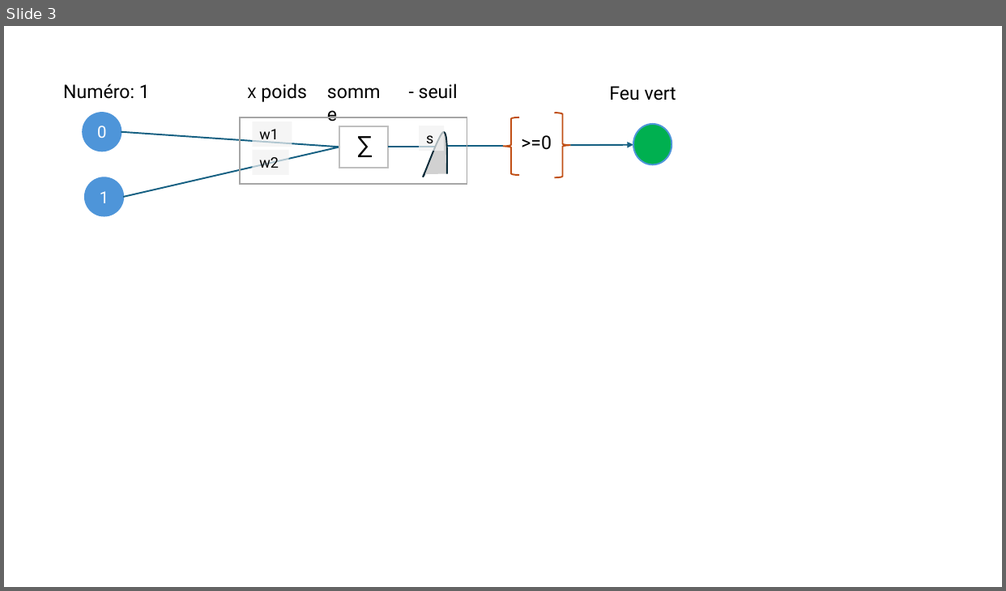
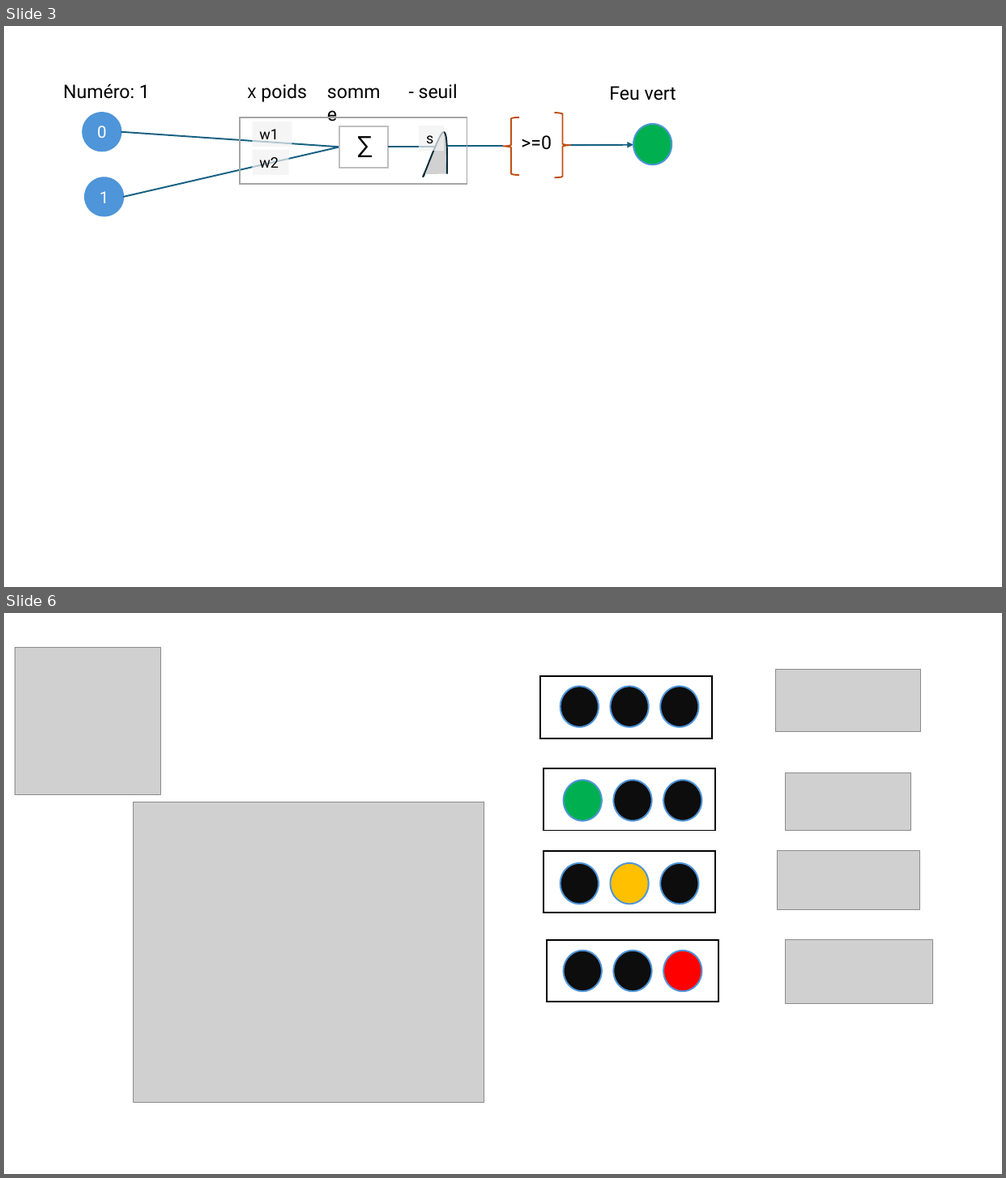
Before and after one commit to pirelaurent/IA_boite_blanche, a slide deck: outillage.pptx. Shown one above the other, each under a label of ours: slide 3 before the commit, slides 3 and 6 after it; the slides between them are not shown. The pictures are 1006x591 and 1006x1178 pixels, drawn with LibreOffice and Linux fonts; fonts in the diff are those of the drawing; grey boxes stand for pictures. Boxes give left, top, right and bottom in pixels: in the first picture for what was removed or moved away, otherwise in the second. Text is boxed around its words. In the diff, an @@ line names an element or a change of style, - is before the commit and + after.

```diff
--- a/outillage.pptx
+++ b/outillage.pptx
@@ slide 6 added at <box>4,613,1002,1174</box>, background #FFFFFF @@
@@ picture added at <box>15,647,160,794</box> @@
@@ rectangle added at <box>541,677,712,739</box>, outline #000000 1.5 pt @@
@@ picture added at <box>776,670,921,732</box> @@
@@ ellipse added at <box>560,687,599,727</box>, fill #0D0D0D, outline #4E95D9 1.5 pt @@
@@ ellipse added at <box>611,687,649,727</box>, fill #0D0D0D, outline #4E95D9 1.5 pt @@
@@ ellipse added at <box>661,687,699,727</box>, fill #0D0D0D, outline #4E95D9 1.5 pt @@
@@ group added at <box>543,769,715,831</box>: 3 ellipses, 1 rectangle @@
@@ picture added at <box>786,773,911,830</box> @@
@@ picture added at <box>133,802,484,1102</box> @@
@@ group added at <box>543,851,715,914</box>: 3 ellipses, 1 rectangle @@
@@ picture added at <box>778,851,919,910</box> @@
@@ group added at <box>547,940,718,1003</box>: 3 ellipses, 1 rectangle @@
@@ picture added at <box>786,940,933,1003</box> @@
```
Also in this commit, not shown: 1 slide changed, 1 other slide added, 1 slide removed, 9 other files.
